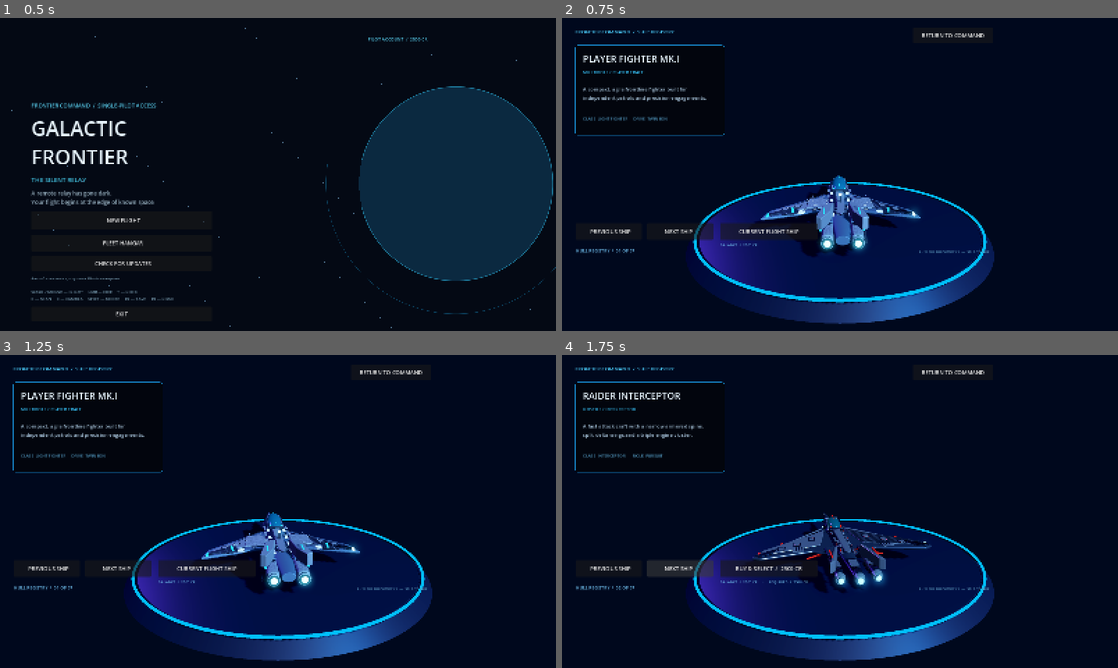
Above: before the commit, frames 1-4 (two rows, left to right).
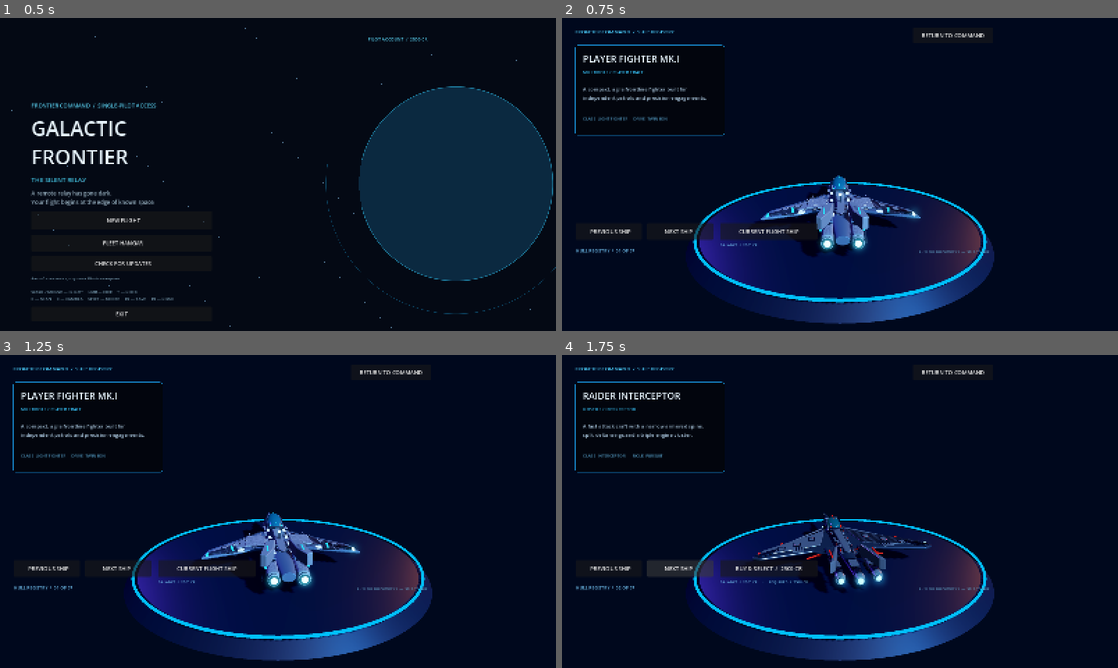
Above: after the commit, the same moments.

Repository: valdissor1990-ui/GALACTIC-FRONTIER
Game: Godot game, scene res://scenes/bootstrap/main.tscn
Two runs of this game, one before a commit and one after it. Both use one fixed random seed, a clock stepped at 60 frames per second and the inputs below.
Inputs:
- Up to frame 1 (0.5 s): no input
- Up to frame 2 (0.75 s): click "FLEET HANGAR" at 0.5 s
- Up to frame 3 (1.25 s): no input
- Up to frame 4 (1.75 s): click "NEXT SHIP" at 1.25 s

Frame 1 is identical in both runs. In frame 2, 1.6% of the frame differs, in the area x 46-76%, y 51-85%; in frame 3, 1.6%; in frame 4, 1.5%.

Commit message:
Balance cool and warm lighting in interactive fleet hangar

Diff:
--- a/scripts/ui/fleet_hangar.gd
+++ b/scripts/ui/fleet_hangar.gd
@@ -77,16 +77,24 @@
 	var fill_light := OmniLight3D.new()
 	fill_light.position = Vector3(6.0, 3.0, 7.0)
 	fill_light.light_color = Color(0.12, 0.55, 1.0)
-	fill_light.light_energy = 3.2
+	fill_light.light_energy = 2.4
 	fill_light.omni_range = 28.0
 	world.add_child(fill_light)
 
 	var rim_light := OmniLight3D.new()
 	rim_light.position = Vector3(-7.0, 2.0, -5.0)
 	rim_light.light_color = Color(0.48, 0.24, 1.0)
-	rim_light.light_energy = 2.6
+	rim_light.light_energy = 1.9
 	rim_light.omni_range = 24.0
 	world.add_child(rim_light)
+
+	var warm_key := OmniLight3D.new()
+	warm_key.name = "HangarWarmEdge"
+	warm_key.position = Vector3(8.0, 1.5, -7.0)
+	warm_key.light_color = Color(1.0, 0.48, 0.24)
+	warm_key.light_energy = 1.25
+	warm_key.omni_range = 19.0
+	world.add_child(warm_key)
 
 	var platform := MeshInstance3D.new()
 	platform.name = "DisplayPlinth"
